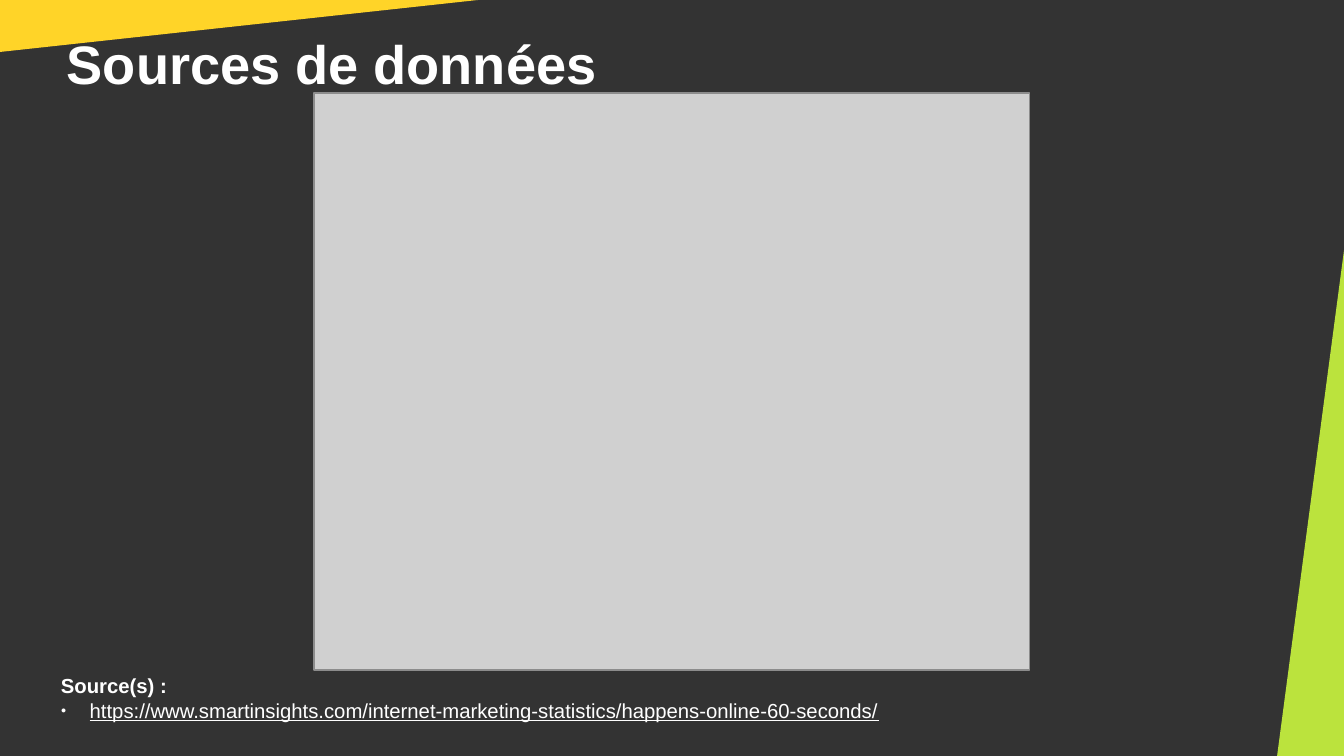
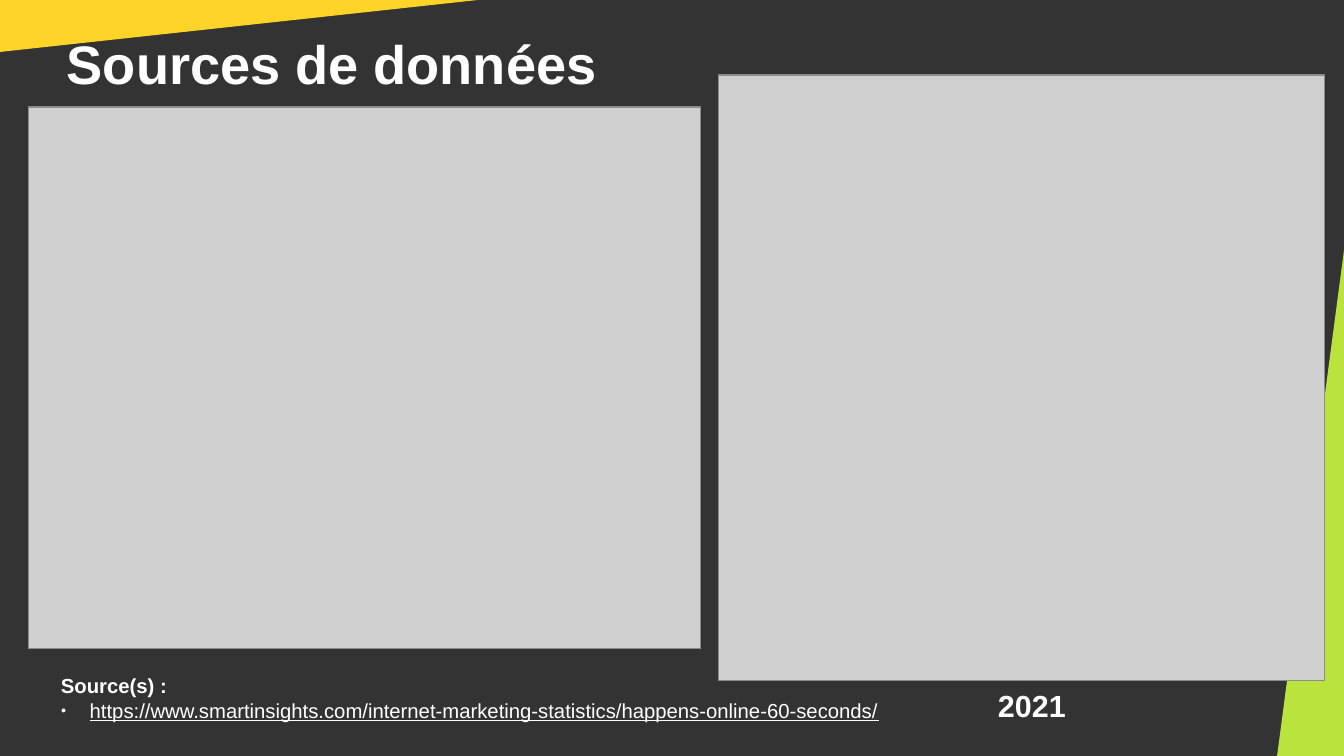
Before and after one commit to DanYellow/cours, a slide deck: slide 10 of big-data-s4/travaux-pratiques/numero-1/presentation.odp. Drawn at 1344x756 pixels with LibreOffice and Linux fonts; fonts in the diff are those of the drawing; grey boxes stand for pictures. Boxes give left, top, right and bottom in pixels: in the first picture for what was removed or moved away, otherwise in the second. Text is boxed around its words. In the diff, an @@ line names an element or a change of style, - is before the commit and + after.

```diff
--- a/big-data-s4/travaux-pratiques/numero-1/presentation.odp
+++ b/big-data-s4/travaux-pratiques/numero-1/presentation.odp
@@ picture added at (720, 76, 1326, 682) @@
@@ picture: place and size @@
-picture at (315, 93, 1031, 670)
+picture at (29, 107, 701, 649)
@@ text added at (998, 695, 1066, 718), 18 pt, text #FFFFFF, bold @@
+2021
```
Also in this commit, not shown: 5 other files.
